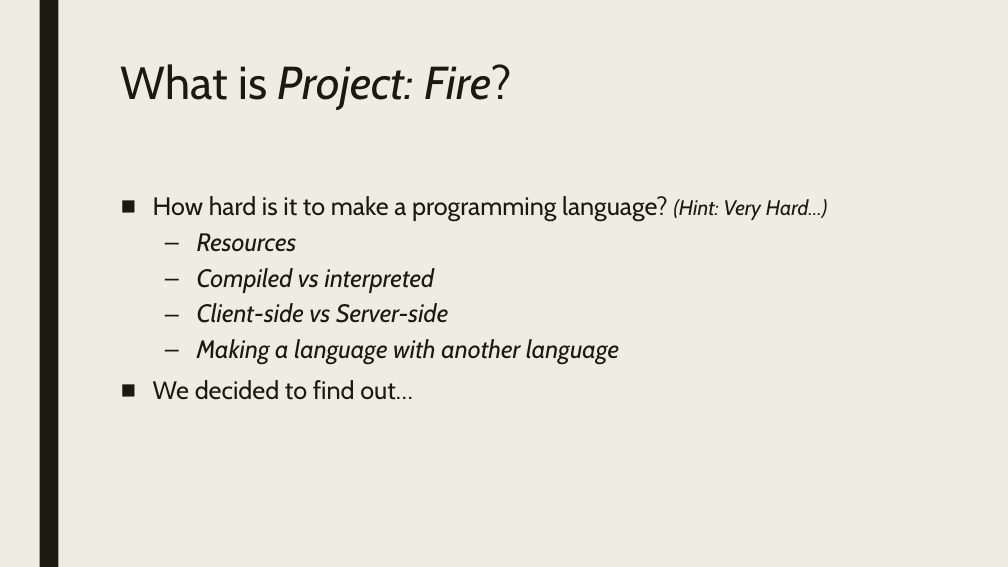
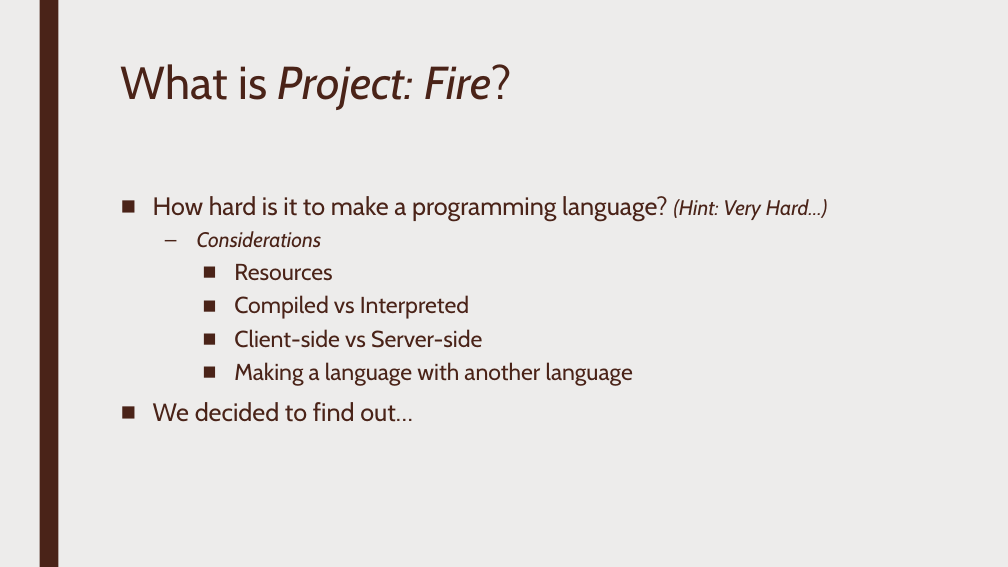
Before and after one commit to austinvanbockern/ProjectFire, a slide deck: slide 2 of ProjectFIRE.pptx. Drawn at 1008x567 pixels with LibreOffice and Linux fonts; fonts in the diff are those of the drawing. Boxes give left, top, right and bottom in pixels: in the first picture for what was removed or moved away, otherwise in the second. Text is boxed around its words. In the diff, an @@ line names an element or a change of style, - is before the commit and + after.

Commit message:
pptx update

```diff
--- a/ProjectFIRE.pptx
+++ b/ProjectFIRE.pptx
@@ background #EFEDE3 to #EDECEB @@
@@ rectangle at (x1=39, y1=0, x2=58, y2=567): fill #191B0E to #4A2318 @@
@@ title "What is Project: Fire?" at (x1=121, y1=64, x2=513, y2=110): text colour #191B0E to #4A2318 @@
@@ text at (x1=153, y1=196, x2=828, y2=422): text colour #191B0E to #4A2318 in "How hard is it to make a ...", "Resources", "Client-side vs Server-side", "Making a language with another language" and 1 more places; size 24 to 22 pt, italic off in "Resources", "Client-side vs Server-side", "Making a language with another language"; bullet – to ■; list level 2 to 3 in "Resources"; list level 2 to 3 in "Client-side vs Server-side"; list level 2 to 3 in "Making a language with another ..." @@
@@ text at (x1=197, y1=231, x2=322, y2=248): paragraph added @@
+  – Considerations
@@ text at (x1=234, y1=295, x2=469, y2=319): text changed; size 24 to 22 pt; text colour #191B0E to #4A2318; italic off @@
-  – Compiled vs interpreted
+    ■ Compiled vs Interpreted
```
Also in this commit, not shown: 7 other slides changed, 1 slide added, 3 other files.
